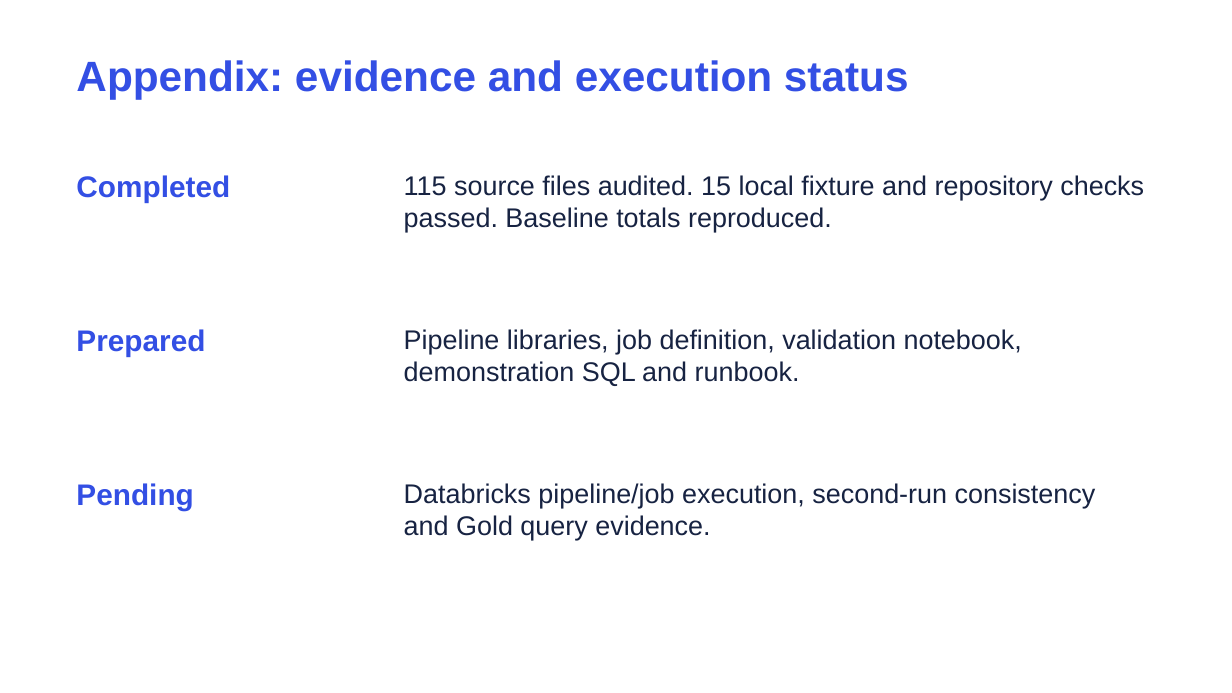
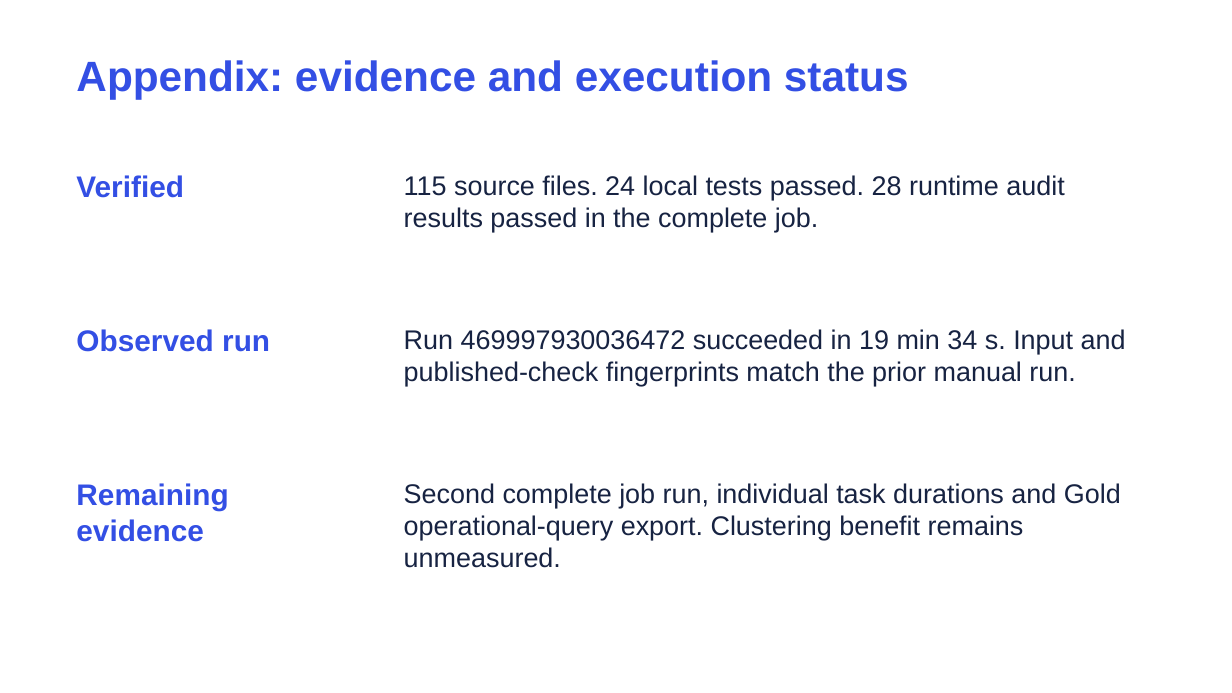
Before and after one commit to brunogcampa/sun-holdings-applebees-fraud-detection, a slide deck: slide 10 of src/transformations/gold/Applebees_Phase2_EN.pptx. Drawn at 1232x693 pixels with LibreOffice and Linux fonts; fonts in the diff are those of the drawing. Boxes give left, top, right and bottom in pixels: in the first picture for what was removed or moved away, otherwise in the second. Text is boxed around its words. In the diff, an @@ line names an element or a change of style, - is before the commit and + after.

Commit message:
Record verified pipeline and first complete job run, update five-minute English presentation

```diff
--- a/src/transformations/gold/Applebees_Phase2_EN.pptx
+++ b/src/transformations/gold/Applebees_Phase2_EN.pptx
@@ text at (x1=76, y1=175, x2=184, y2=198): text changed @@
-Completed
+Verified
@@ text at (x1=404, y1=175, x2=1064, y2=232): text changed @@
-115 source files audited. 15 local fixture and repository checks passed. Baseline totals reproduced.
+115 source files. 24 local tests passed. 28 runtime audit results passed in the complete job.
@@ text at (x1=76, y1=329, x2=270, y2=352): text changed @@
-Prepared
+Observed run
@@ text at (x1=404, y1=329, x2=1126, y2=386): text changed @@
-Pipeline libraries, job definition, validation notebook, demonstration SQL and runbook.
+Run 469997930036472 succeeded in 19 min 34 s. Input and published-check fingerprints match the prior manual run.
@@ text at (x1=76, y1=483, x2=228, y2=542): text changed @@
-Pending
+Remaining evidence
@@ text at (x1=404, y1=483, x2=1121, y2=568): text changed @@
-Databricks pipeline/job execution, second-run consistency and Gold query evidence.
+Second complete job run, individual task durations and Gold operational-query export. Clustering benefit remains unmeasured.
```
Also in this commit, not shown: 5 other slides changed, 2 slides added, 2 slides removed, 14 other files.
